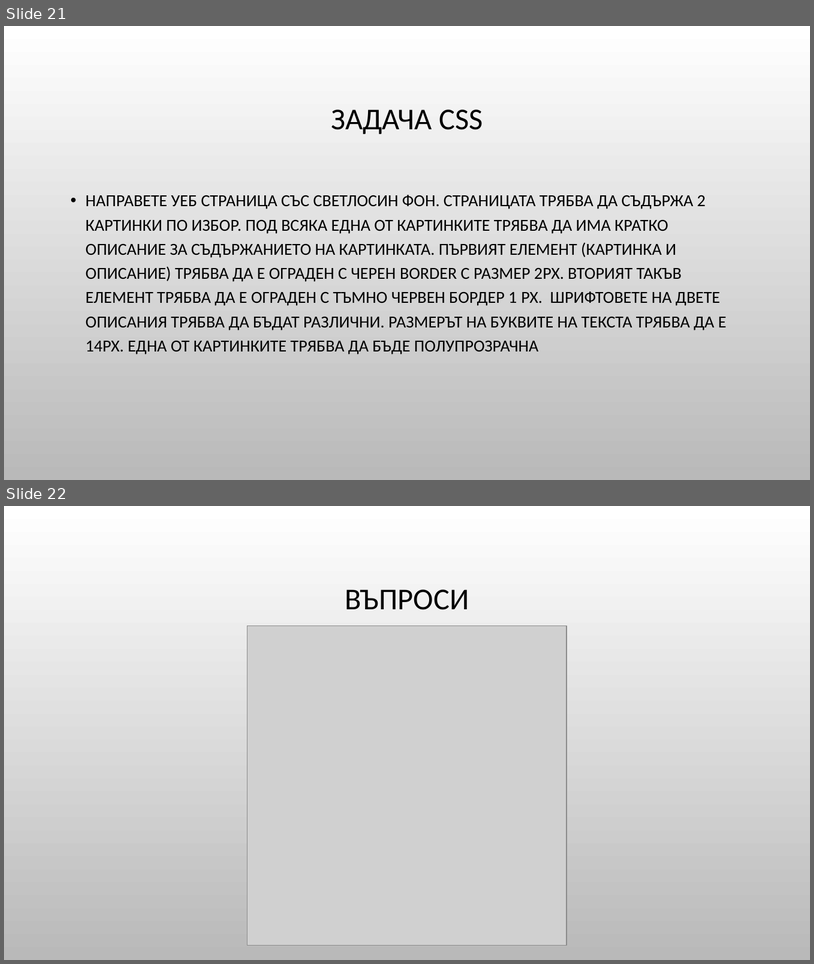
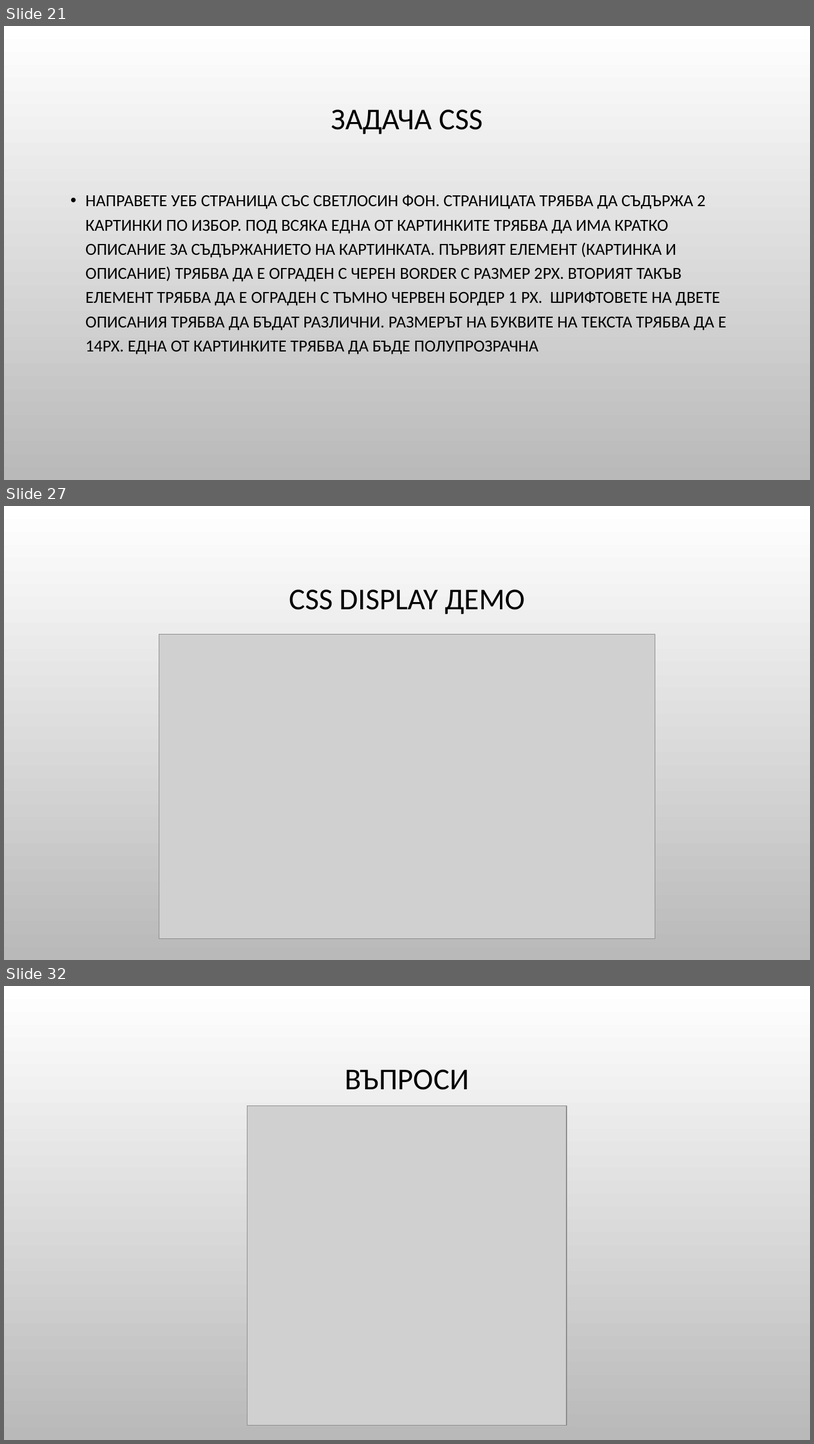
Before and after one commit to Bilyukov/php-mysql-course, a slide deck: 03.css-basics.pptx. Shown one above the other, each under a label of ours: slides 21 and 22 before the commit, slides 21, 27 and 32 after it; the slides between them are not shown. The pictures are 814x964 and 814x1444 pixels, drawn with LibreOffice and Linux fonts; fonts in the diff are those of the drawing; grey boxes stand for pictures; background and template pictures are left out. Boxes give left, top, right and bottom in pixels: in the first picture for what was removed or moved away, otherwise in the second. Text is boxed around its words. In the diff, an @@ line names an element or a change of style, - is before the commit and + after.

```diff
--- a/03.css-basics.pptx
+++ b/03.css-basics.pptx
@@ slide 27 added at bbox=[4, 506, 810, 960], background picture (left out) @@
@@ title added at bbox=[289, 589, 525, 614], 36 pt, text #000000 @@
+CSS DISPLAY ДЕМО
@@ picture added at bbox=[159, 634, 656, 939] @@
@@ what was slide 22 is now slide 32 @@
```
Also in this commit, not shown: 9 other slides added, 9 other files.
